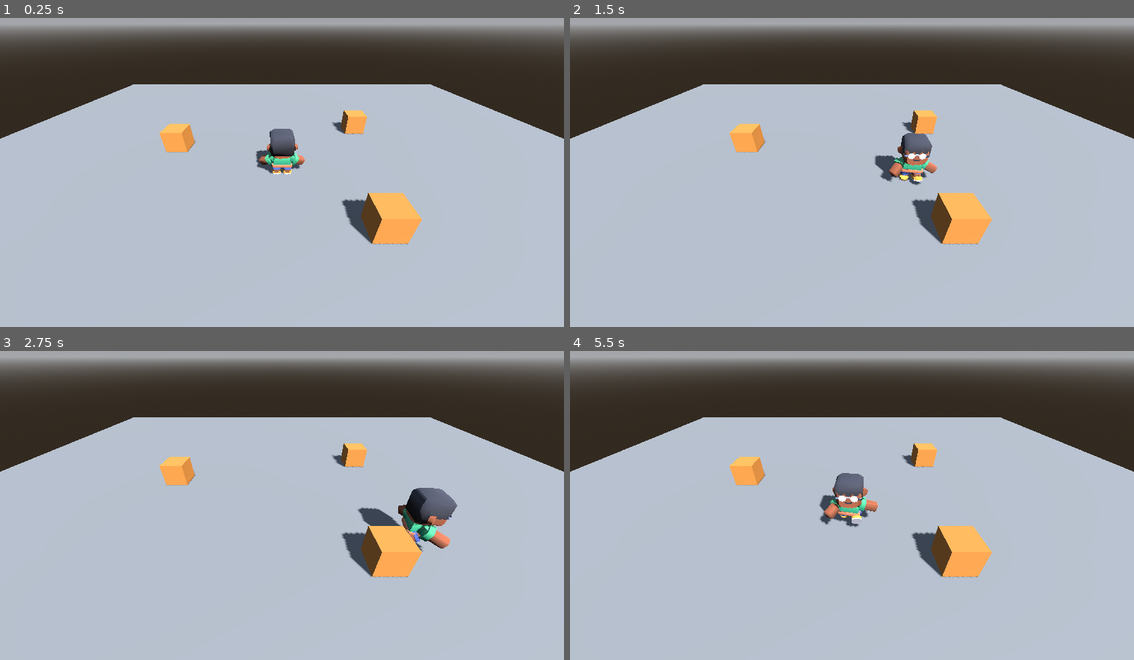
Above: before the commit, frames 1-4 (two rows, left to right).
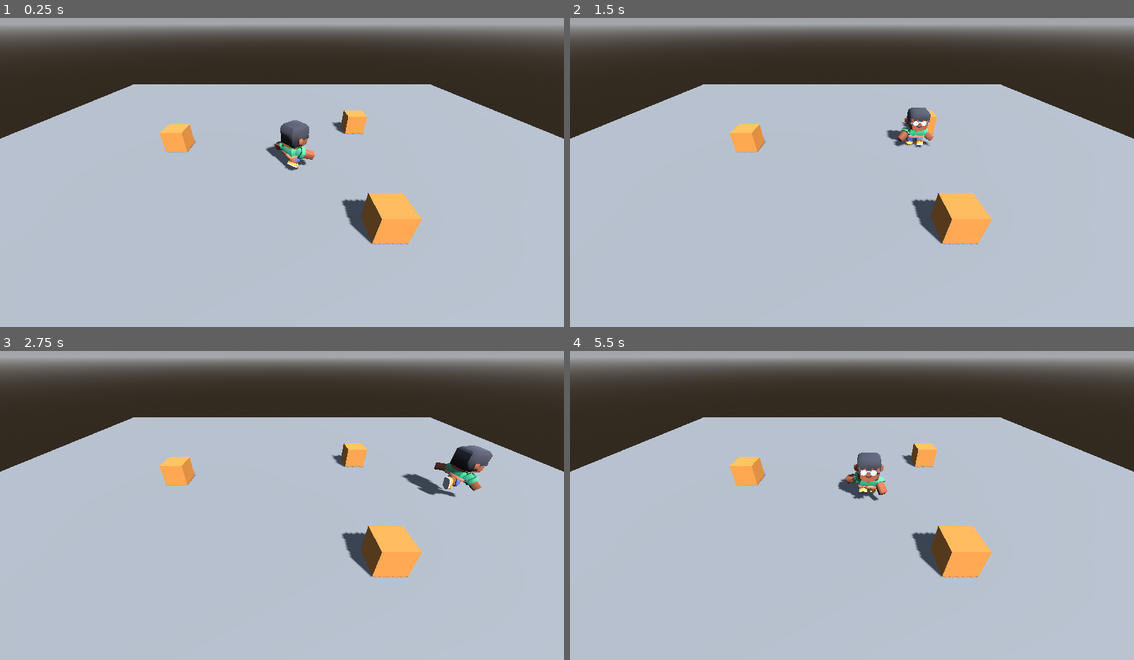
Above: after the commit, the same moments.

Repository: SamuelAlzateEducate/CustomVeloz
Game: Godot game, scene res://main.tscn
Two runs of this game, one before a commit and one after it. Both use one fixed random seed, a clock stepped at 60 frames per second and the inputs below.
Inputs:
- Up to frame 1 (0.25 s): no input
- Up to frame 2 (1.5 s): hold D (move_right) 0.53-1.28 s; hold Shift (correr, bound only after the commit) 0.53-1.28 s; hold S (move_down) from 1.28 s (still down); tap Shift (correr, bound only after the commit) at 1.35 s
- Up to frame 3 (2.75 s): release S (move_down) at 2.03 s; hold D (move_right) from 2.03 s (still down); hold Shift (correr, bound only after the commit) from 2.03 s (still down)
- Up to frame 4 (5.5 s): release D (move_right) at 2.78 s; release Shift (correr, bound only after the commit) at 2.78 s; hold W (move_up) 2.78-3.53 s; tap Shift (correr, bound only after the commit) at 2.85, 4.35 s; hold Shift (correr, bound only after the commit) 3.53-4.28 s; hold A (move_left) 3.53-5.03 s; hold S (move_down) from 5.03 s (still down); hold Shift (correr, bound only after the commit) from 5.03 s (still down)

The runs differ from the first frame. In frame 1, 1.2% of the frame differs, in the area x 45-56%, y 33-51%; in frame 2, 1.6%; in frame 3, 2.7%, in the area x 63-88%, y 30-66%; in frame 4, 1.7%.

Commit message:
T7 N1 Tarea A correr y la diagonal

Diff:
--- a/main.tscn
+++ b/main.tscn
@@ -1,7 +1,7 @@
-[gd_scene format=3]
+[gd_scene format=3 uid="uid://h24dlci7t2hg"]
 
-[ext_resource type="Script" path="res://personaje.gd" id="1_pj"]
-[ext_resource type="PackedScene" path="res://personaje/character-male-a.glb" id="2_modelo"]
+[ext_resource type="Script" uid="uid://cchv43eug6720" path="res://personaje.gd" id="1_pj"]
+[ext_resource type="PackedScene" uid="uid://bkmexfnojlmxi" path="res://personaje/character-male-a.glb" id="2_modelo"]
 
 [sub_resource type="ProceduralSkyMaterial" id="CieloMat"]
 
@@ -18,77 +18,78 @@
 [sub_resource type="BoxShape3D" id="PisoForma"]
 size = Vector3(30, 0.2, 30)
 
+[sub_resource type="BoxMesh" id="CajaMalla"]
+
+[sub_resource type="StandardMaterial3D" id="CajaMat"]
+albedo_color = Color(0.85, 0.55, 0.25, 1)
+
+[sub_resource type="BoxShape3D" id="CajaForma"]
+
 [sub_resource type="CapsuleShape3D" id="Capsula"]
 radius = 0.35
 height = 1.75
 
-[sub_resource type="BoxMesh" id="CajaMalla"]
+[node name="Main" type="Node3D" unique_id=1020709897]
 
-[sub_resource type="BoxShape3D" id="CajaForma"]
-
-[sub_resource type="StandardMaterial3D" id="CajaMat"]
-albedo_color = Color(0.85, 0.55, 0.25, 1)
-
-[node name="Main" type="Node3D"]
-
-[node name="WorldEnvironment" type="WorldEnvironment" parent="."]
+[node name="WorldEnvironment" type="WorldEnvironment" parent="." unique_id=474579229]
 environment = SubResource("Entorno")
 
-[node name="DirectionalLight3D" type="DirectionalLight3D" parent="."]
+[node name="DirectionalLight3D" type="DirectionalLight3D" parent="." unique_id=729115647]
 transform = Transform3D(0.866025, -0.353553, 0.353553, 0, 0.707107, 0.707107, -0.5, -0.612372, 0.612372, 0, 6, 0)
 shadow_enabled = true
 
-[node name="Suelo" type="StaticBody3D" parent="."]
+[node name="Suelo" type="StaticBody3D" parent="." unique_id=2140745719]
 
-[node name="MeshInstance3D" type="MeshInstance3D" parent="Suelo"]
+[node name="MeshInstance3D" type="MeshInstance3D" parent="Suelo" unique_id=1762231676]
 mesh = SubResource("PisoMalla")
 
-[node name="CollisionShape3D" type="CollisionShape3D" parent="Suelo"]
+[node name="CollisionShape3D" type="CollisionShape3D" parent="Suelo" unique_id=92375790]
 transform = Transform3D(1, 0, 0, 0, 1, 0, 0, 0, 1, 0, -0.1, 0)
 shape = SubResource("PisoForma")
 
-[node name="Cajas" type="Node3D" parent="."]
+[node name="Cajas" type="Node3D" parent="." unique_id=305696087]
 
-[node name="Caja1" type="StaticBody3D" parent="Cajas"]
+[node name="Caja1" type="StaticBody3D" parent="Cajas" unique_id=1135858989]
 transform = Transform3D(1, 0, 0, 0, 1, 0, 0, 0, 1, 4, 0.5, -4)
 
-[node name="MeshInstance3D" type="MeshInstance3D" parent="Cajas/Caja1"]
+[node name="MeshInstance3D" type="MeshInstance3D" parent="Cajas/Caja1" unique_id=1700903562]
 mesh = SubResource("CajaMalla")
 surface_material_override/0 = SubResource("CajaMat")
 
-[node name="CollisionShape3D" type="CollisionShape3D" parent="Cajas/Caja1"]
+[node name="CollisionShape3D" type="CollisionShape3D" parent="Cajas/Caja1" unique_id=1602615984]
 shape = SubResource("CajaForma")
 
-[node name="Caja2" type="StaticBody3D" parent="Cajas"]
+[node name="Caja2" type="StaticBody3D" parent="Cajas" unique_id=864048290]
 transform = Transform3D(1, 0, 0, 0, 1, 0, 0, 0, 1, -5, 0.5, -2)
 
-[node name="MeshInstance3D" type="MeshInstance3D" parent="Cajas/Caja2"]
+[node name="MeshInstance3D" type="MeshInstance3D" parent="Cajas/Caja2" unique_id=65848392]
 mesh = SubResource("CajaMalla")
 surface_material_override/0 = SubResource("CajaMat")
 
-[node name="CollisionShape3D" type="CollisionShape3D" parent="Cajas/Caja2"]
+[node name="CollisionShape3D" type="CollisionShape3D" parent="Cajas/Caja2" unique_id=421885247]
 shape = SubResource("CajaForma")
 
-[node name="Caja3" type="StaticBody3D" parent="Cajas"]
+[node name="Caja3" type="StaticBody3D" parent="Cajas" unique_id=769031680]
 transform = Transform3D(1, 0, 0, 0, 1, 0, 0, 0, 1, 3, 0.5, 3)
 
-[node name="MeshInstance3D" type="MeshInstance3D" parent="Cajas/Caja3"]
+[node name="MeshInstance3D" type="MeshInstance3D" parent="Cajas/Caja3" unique_id=819781426]
 mesh = SubResource("CajaMalla")
 surface_material_override/0 = SubResource("CajaMat")
 
-[node name="CollisionShape3D" type="CollisionShape3D" parent="Cajas/Caja3"]
+[node name="CollisionShape3D" type="CollisionShape3D" parent="Cajas/Caja3" unique_id=339499925]
 shape = SubResource("CajaForma")
 
-[node name="Camera3D" type="Camera3D" parent="."]
+[node name="Camera3D" type="Camera3D" parent="." unique_id=2136565634]
 transform = Transform3D(1, 0, 0, 0, 0.819152, 0.573576, 0, -0.573576, 0.819152, 0, 5, 7)
 
-[node name="Personaje" type="CharacterBody3D" parent="." node_paths=PackedStringArray("camara")]
+[node name="Personaje" type="CharacterBody3D" parent="." unique_id=1227001545 node_paths=PackedStringArray("camara")]
 script = ExtResource("1_pj")
 camara = NodePath("../Camera3D")
+prueba = 6
 
-[node name="CollisionShape3D" type="CollisionShape3D" parent="Personaje"]
+[node name="CollisionShape3D" type="CollisionShape3D" parent="Personaje" unique_id=869165660]
 transform = Transform3D(1, 0, 0, 0, 1, 0, 0, 0, 1, 0, 0.875, 0)
 shape = SubResource("Capsula")
 
-[node name="Modelo" parent="Personaje" instance=ExtResource("2_modelo")]
+[node name="Modelo" parent="Personaje" unique_id=885123629 instance=ExtResource("2_modelo")]
 transform = Transform3D(-2.6, 0, 0, 0, 2.6, 0, 0, 0, -2.6, 0, 0, 0)
--- a/personaje.gd
+++ b/personaje.gd
@@ -1,7 +1,8 @@
 extends CharacterBody3D
 
 @export var camara: Camera3D
-@export var speed = 3.0
+@export var speed_caminar = 3.0
+@export var speed_correr = 6.0
 @onready var anim = $Modelo/AnimationPlayer
 
 # Enchufes: otros scripts (las acciones del juego) cambian estas tres variables.
@@ -21,9 +22,11 @@
 	var input_dir = Input.get_vector("move_left", "move_right",
 		"move_up", "move_down")
 	var entrada = Vector3(input_dir.x, 0.0, input_dir.y)
-	var direction = camara.global_basis * entrada
-	direction.y = 0.0
-	direction = direction.normalized()
+	var giro_cam = camara.global_rotation.y
+	var direction = entrada.rotated(Vector3.UP, giro_cam).normalized()
+
+	var corre = Input.is_action_pressed("correr")
+	var speed = speed_correr if corre else speed_caminar
 
 	velocity.x = direction.x * speed * multiplicador + empuje.x
 	velocity.z = direction.z * speed * multiplicador + empuje.z
@@ -32,6 +35,8 @@
 		basis = Basis.looking_at(direction)
 	if accion != "":
 		anim.play(accion)
+	elif direction.length() > 0 and corre:
+		anim.play("sprint")
 	elif direction.length() > 0:
 		anim.play("walk")
 	else:
--- a/project.godot
+++ b/project.godot
@@ -41,6 +41,11 @@
 , Object(InputEventKey,"resource_local_to_scene":false,"resource_name":"","device":-1,"window_id":0,"alt_pressed":false …(186 unchanged characters)…
 ]
 }
+correr={
+"deadzone": 0.2,
+"events": [Object(InputEventKey,"resource_local_to_scene":false,"resource_name":"","device":-1,"window_id":0,"alt_pressed":false,"shift_pressed":false,"ctrl_pressed":false,"meta_pressed":false,"pressed":false,"keycode":0,"physical_keycode":4194325,"key_label":0,"unicode":0,"location":0,"echo":false,"script":null)
+]
+}
 
 [physics]
 
